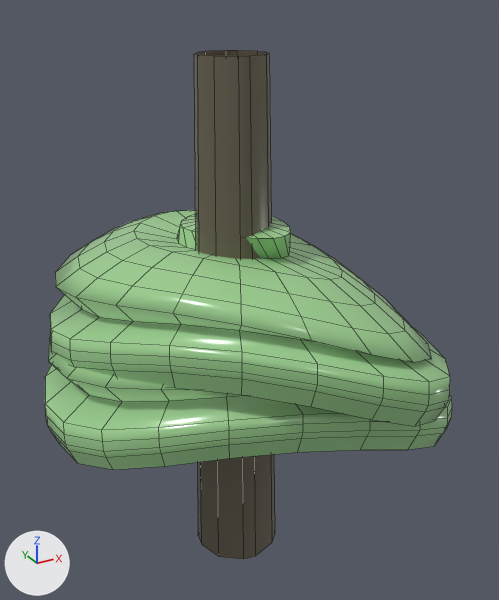
What one commit did to the FBX model Unity/Assets/Imported/dossier aset unity/tree 1.fbx.
Camera for both pictures: a 50 mm camera at (-35.7, -63.7, 28.6) aimed at (-7.1, -11.7, 2.5). Lighting does not change. The marker at lower left points along +X, +Y and +Z. Mesh edges are drawn as thin lines. Where no turn or scale is listed for an object, it has been applied to the vertices.

Objects in the first picture: 'arbre_1:arbre1_LD5', 'arbre_1:pCylinder1'.
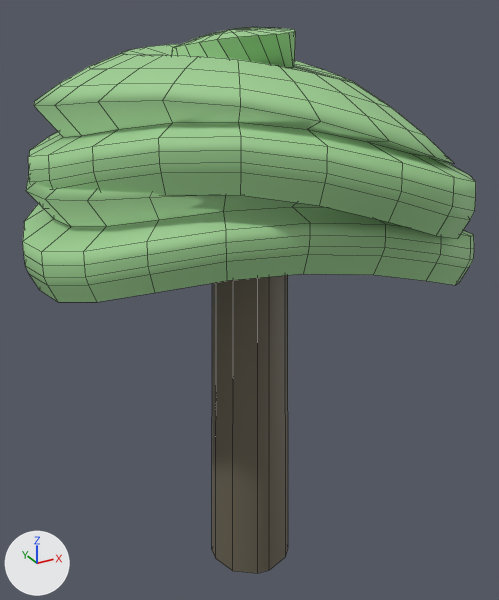
Where the newer file only moved an object's origin or applied its transform, the numbers keep the older frame.

Where the change shows, as pixel boxes [x1, y1, x2, y2] in the pictures (499 x 600 px):
'arbre_1:arbre1_LD5', surface changed, mesh moved
    before: [45, 210, 452, 470]
    after: [23, 27, 476, 302]
'arbre_1:pCylinder1', mesh moved
    before: [194, 50, 275, 559]
    after: [212, 275, 288, 573]

What changed in the scene script:
```text
Change mat_arbre:
    mat_arbre.roughness: 0.2 -> 0.637
Change me_mesh:
    where me_mesh.from_pydata(...)  # 26 vertices, 13 faces; spans x -4.2..4.2, y -4.1..4.1, z -24.3..24.3
    used by ob_arbre_1_pcylinder1; location = (-8.8, -11.9, 0.1)
    me_mesh part 2: the whole mesh is moved by (1.2, -0.8, -1.9)
Change me_mesh_001:
    where me_mesh_001.from_pydata(...)  # 441 vertices, 420 faces; spans x -17.2..17.2, y -18.5..18.5, z -10.3..10.3
    used by ob_arbre_1_arbre1_ld5; location = (-8.8, -11.9, 0.2)
    me_mesh_001 part 1: the whole mesh is moved by (0.0, 0.0, 15.8)
```
